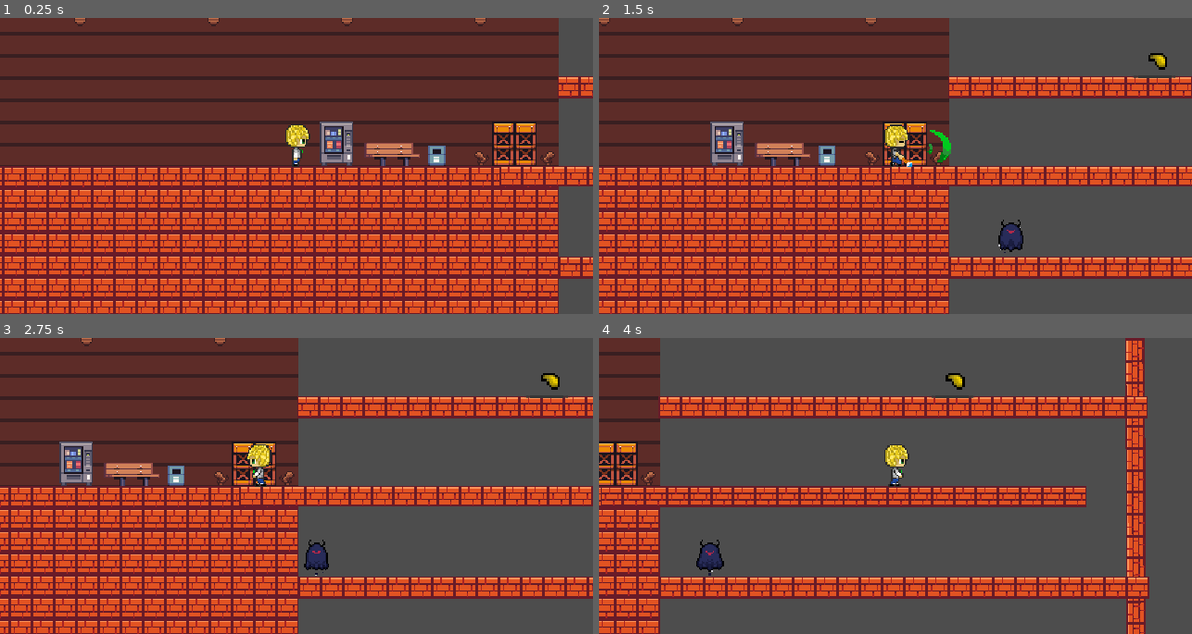
Above: before the commit, frames 1-4 (two rows, left to right).
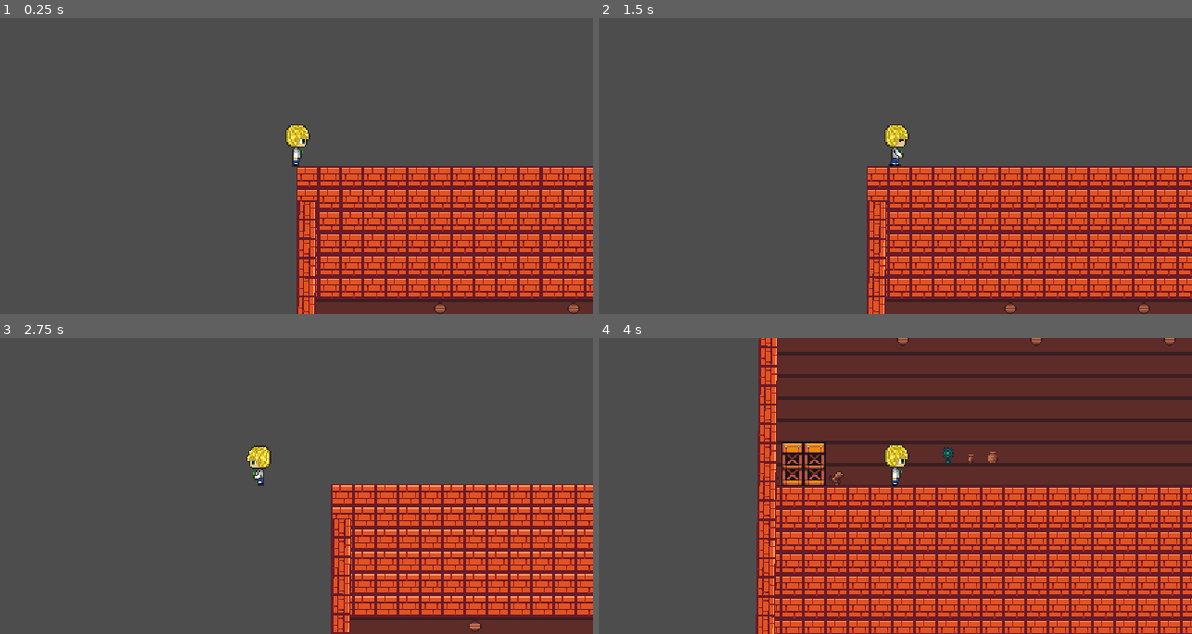
Above: after the commit, the same moments.

Repository: TCCISTOME/PaintLies
Game: Godot game, scene res://nivel_0.tscn
Same seed, same stepped clock (60 frames per second), same inputs: the game is played once before the commit and once after it.
Inputs (mouse positions are in pixels of both pictures, inside the frame that each line leads up to):
- Up to frame 1 (0.25 s): no input
- Up to frame 2 (1.5 s): move the mouse to (1025, 151) at 0.52 s; hold D (direita) from 0.53 s (still down); click (1025, 151) at 0.6 s; tap Space (pular) at 0.77 s; move the mouse to (776, 180) at 1.27 s; click (776, 180) at 1.35 s
- Up to frame 3 (2.75 s): tap Space (pular) at 1.52 s; move the mouse to (355, 420) at 2.02 s; release D (direita) at 2.03 s; hold A (esquerda) from 2.03 s (still down); tap E (beber) at 2.1 s; click (355, 420) at 2.3 s
- Up to frame 4 (4 s): move the mouse to (865, 545) at 2.77 s; release A (esquerda) at 2.78 s; hold D (direita) from 2.78 s (still down); click (865, 545) at 2.85 s; tap Space (pular) at 3.02, 3.77 s; move the mouse to (1073, 530) at 3.52 s; click (1073, 530) at 3.6 s

The runs differ from the first frame. In frame 1, 82% of the frame differs, in the area x 0-100%, y 0-100%; in frame 2, 75%; in frame 3, 75%; in frame 4, 80%.

Commit message:
Mexendo no attack

Diff:
--- a/Players/josh.gd
+++ b/Players/josh.gd
@@ -99,7 +99,7 @@
 
 	if Input.is_action_just_pressed("ataque") and is_on_floor():
 		is_attack = true
-		animation.play("attack")
+		animation.play("attackRigth")
 		$hitBox/collision.disabled = false
 
 func drink():
--- a/Players/josh.tscn
+++ b/Players/josh.tscn
@@ -271,7 +271,7 @@
 visibility_layer = 18
 position = Vector2(-13, -36)
 sprite_frames = SubResource("SpriteFrames_dmuvu")
-animation = &"walking"
+animation = &"attack"
 centered = false
 
 [node name="animator" type="AnimationPlayer" parent="."]
--- a/Players/sabrina.gd
+++ b/Players/sabrina.gd
@@ -2,10 +2,14 @@
 
 var SPEED = 250.0
 var JUMP_VELOCITY = -370.0
+var animation_jump := false
+var is_dead: bool = false
+var knockback_power := 15
 
-var animation_jump := false
+var knockback_vetor := Vector2.ZERO
+
 @onready var animation := $anim as AnimatedSprite2D
-# @onready var raycast = $RayCast2D
+@onready var hitbox := $hitBox/collision as CollisionShape2D
 
 var gravity = ProjectSettings.get_setting("physics/2d/default_gravity")
 var is_attack = false
@@ -13,6 +17,8 @@
 var is_down = false
 var down_x1 = true
 var is_jump = false
+
+var attack := 50
 
 func _physics_process(delta):
 	drop_plataform()
@@ -25,6 +31,12 @@
 
 	if !animation_jump:
 		drink()
+
+	check_void()
+
+func check_void():
+	if global_position.y > 1000:
+		dead()
 
 func move(delta):
 	# Aplicando gravidade
@@ -57,6 +69,7 @@
 	if direction:
 		velocity.x = direction * SPEED
 		animation.scale.x = direction
+		$hitBox.scale.x = direction
 
 		if is_jumping and is_moving:
 			animation.play("jump")
@@ -72,14 +85,22 @@
 		elif is_on_floor():
 			animation.play("side")
 
+	# Aplicando o knockback, se houver
+	if knockback_vetor != Vector2.ZERO:
+		velocity += knockback_vetor
+
+	# Realiza o movimento com o knockback e gravidade aplicados
 	move_and_slide()
 
 func attack_player():
 	if not animation.is_playing():
 		is_attack = false
+		$hitBox/collision.disabled = true
+
 	if Input.is_action_just_pressed("ataque") and is_on_floor():
 		is_attack = true
-		animation.play("attackBlack")
+		animation.play("attack")
+		$hitBox/collision.disabled = false
 
 func drink():
 	if not animation.is_playing():
@@ -91,3 +112,26 @@
 func drop_plataform():
 	if Input.is_action_just_pressed("descer"):
 		position.y += 4
+
+func dead():
+	get_tree().quit()
+	# get_tree().change_scene("res://path_para_sua_cena_de_game_over.tscn")
+
+func _on_hurt_box_body_entered(body: Node2D)-> void:
+	print("PL: ", Global.player_life )
+	print("PE: ", Global.player_defese )
+	var knockback = Vector2((global_position.x - body.global_position.x) * knockback_power, -50)
+	knockBack(knockback)
+
+	if Global.player_life <= 0:
+		dead()
+
+
+func knockBack(knockback_force := Vector2.ZERO, duration := 0.15):
+	if knockback_force != Vector2.ZERO:
+		knockback_vetor = knockback_force
+		# Tween para resetar o knockback
+		var knockback_tween := get_tree().create_tween()
+		knockback_tween.parallel().tween_property(self, "knockback_vetor", Vector2.ZERO, duration)
+		animation.modulate = Color(1,0,0,1)
+		knockback_tween.parallel().tween_property(animation, "modulate", Color(1,1,1,1), duration)
--- a/Players/sabrina.tscn
+++ b/Players/sabrina.tscn
@@ -22,22 +22,6 @@
 atlas = ExtResource("1_0ygo7")
 region = Rect2(96, 256, 32, 32)
 
-[sub_resource type="AtlasTexture" id="AtlasTexture_r2ng6"]
-atlas = ExtResource("1_0ygo7")
-region = Rect2(0, 288, 32, 32)
-
-[sub_resource type="AtlasTexture" id="AtlasTexture_147sg"]
-atlas = ExtResource("1_0ygo7")
-region = Rect2(32, 288, 32, 32)
-
-[sub_resource type="AtlasTexture" id="AtlasTexture_jq1qm"]
-atlas = ExtResource("1_0ygo7")
-region = Rect2(64, 288, 32, 32)
-
-[sub_resource type="AtlasTexture" id="AtlasTexture_tpcdd"]
-atlas = ExtResource("1_0ygo7")
-region = Rect2(96, 288, 32, 32)
-
 [sub_resource type="AtlasTexture" id="AtlasTexture_4cxod"]
 atlas = ExtResource("1_0ygo7")
 region = Rect2(0, 64, 32, 32)
@@ -81,10 +65,6 @@
 [sub_resource type="AtlasTexture" id="AtlasTexture_3d31u"]
 atlas = ExtResource("1_0ygo7")
 region = Rect2(32, 224, 32, 32)
-
-[sub_resource type="AtlasTexture" id="AtlasTexture_lr11r"]
-atlas = ExtResource("1_0ygo7")
-region = Rect2(0, 320, 32, 32)
 
 [sub_resource type="AtlasTexture" id="AtlasTexture_403nt"]
 atlas = ExtResource("1_0ygo7")
@@ -150,25 +130,8 @@
 "texture": SubResource("AtlasTexture_u6m3w")
 }],
 "loop": false,
-"name": &"attackBlack",
-"speed": 15.0
-}, {
-"frames": [{
-"duration": 1.0,
-"texture": SubResource("AtlasTexture_r2ng6")
-}, {
-"duration": 1.0,
-"texture": SubResource("AtlasTexture_147sg")
-}, {
-"duration": 1.0,
-"texture": SubResource("AtlasTexture_jq1qm")
-}, {
-"duration": 1.0,
-"texture": SubResource("AtlasTexture_tpcdd")
-}],
-"loop": false,
-"name": &"attackWhite",
-"speed": 15.0
+"name": &"attack",
+"speed": 18.0
 }, {
 "frames": [{
 "duration": 1.0,
@@ -231,9 +194,6 @@
 }, {
 "frames": [{
 "duration": 1.0,
-"texture": SubResource("AtlasTexture_lr11r")
-}, {
-"duration": 1.0,
 "texture": SubResource("AtlasTexture_403nt")
 }, {
 "duration": 1.0,
@@ -241,7 +201,7 @@
 }],
 "loop": false,
 "name": &"drink",
-"speed": 4.0
+"speed": 5.0
 }, {
 "frames": [{
 "duration": 1.0,
@@ -304,7 +264,13 @@
 "speed": 5.0
 }]
 
-[node name="sabrina" type="CharacterBody2D"]
+[sub_resource type="RectangleShape2D" id="RectangleShape2D_1kqhw"]
+size = Vector2(23, 30)
+
+[sub_resource type="RectangleShape2D" id="RectangleShape2D_d0vpa"]
+size = Vector2(22, 31)
+
+[node name="sabrina" type="CharacterBody2D" groups=["player"]]
 collision_mask = 6
 script = ExtResource("1_cexty")
 
@@ -319,6 +285,28 @@
 visibility_layer = 18
 position = Vector2(1, -16)
 sprite_frames = SubResource("SpriteFrames_uvhw7")
-animation = &"side"
+animation = &"drink"
+frame = 1
+frame_progress = 1.0
 
 [node name="animator" type="AnimationPlayer" parent="."]
+
+[node name="hurtBox" type="Area2D" parent="." groups=["player"]]
+collision_layer = 64
+collision_mask = 36
+
+[node name="collision" type="CollisionShape2D" parent="hurtBox"]
+position = Vector2(0.5, -14)
+shape = SubResource("RectangleShape2D_1kqhw")
+debug_color = Color(0.996078, 0, 0.172549, 0.266667)
+
+[node name="hitBox" type="Area2D" parent="." groups=["player"]]
+collision_layer = 32
+collision_mask = 68
+
+[node name="collision" type="CollisionShape2D" parent="hitBox"]
+position = Vector2(25, -15.5)
+shape = SubResource("RectangleShape2D_d0vpa")
+disabled = true
+
+[connection signal="body_entered" from="hurtBox" to="." method="_on_hurt_box_body_entered"]
--- a/nivel_0.tscn
+++ b/nivel_0.tscn
@@ -252,4 +252,3 @@
 position = Vector2(750, 129)
 
 [node name="josh" parent="." instance=ExtResource("10_4m20i")]
-position = Vector2(451, 184)
Not shown: 1 places in Players/sabrina.tscn that only renumber resources
Binary file added: assets/Players/attackJoshLeft.png
Not shown, added: assets/Players/attackJoshLeft.png.import
Not shown, added: assets/Players/attackSabrina.png.import
